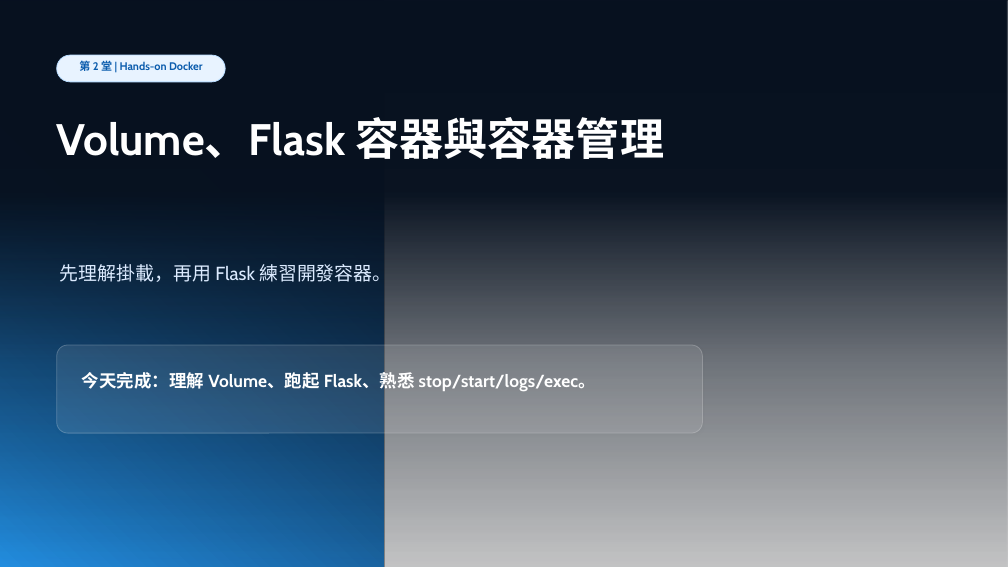
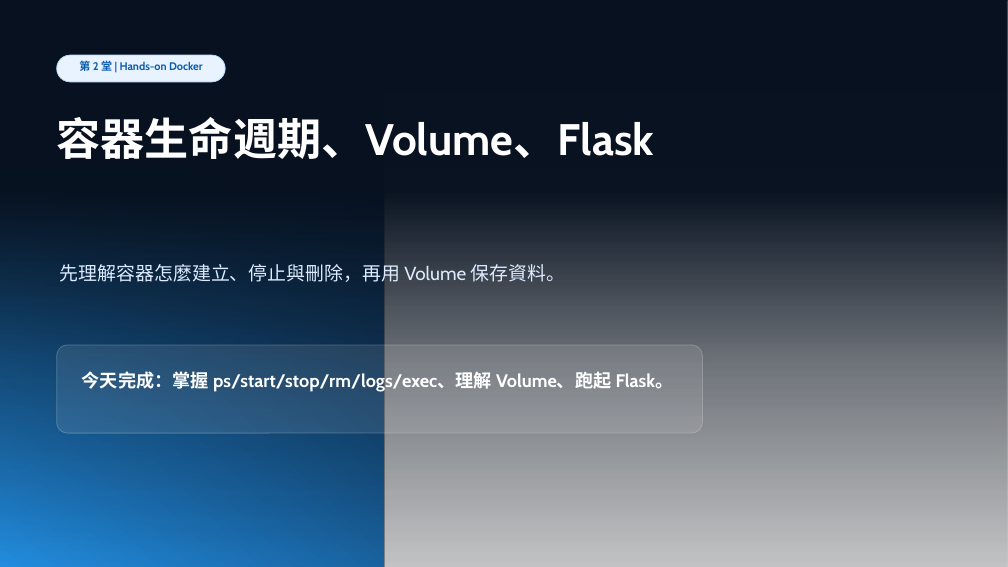
Before and after one commit to lalalalaluk/docker-practice, a slide deck: slide 1 of slides/docker-session2-flask-volume.pptx. Drawn at 1008x567 pixels with LibreOffice and Linux fonts; fonts in the diff are those of the drawing; grey boxes stand for pictures. Boxes give left, top, right and bottom in pixels: in the first picture for what was removed or moved away, otherwise in the second. Text is boxed around its words. In the diff, an @@ line names an element or a change of style, - is before the commit and + after.

```diff
--- a/slides/docker-session2-flask-volume.pptx
+++ b/slides/docker-session2-flask-volume.pptx
@@ text at bbox=[57, 117, 654, 159]: text changed @@
-Volume、Flask 容器與容器管理
+容器生命週期、Volume、Flask
@@ text at bbox=[60, 264, 565, 285]: text changed @@
-先理解掛載，再用 Flask 練習開發容器。
+先理解容器怎麼建立、停止與刪除，再用 Volume 保存資料。
@@ text at bbox=[82, 371, 674, 392]: text changed; size 16.7 to 17.2 pt @@
-今天完成：理解 Volume、跑起 Flask、熟悉 stop/start/logs/exec。
+今天完成：掌握 ps/start/stop/rm/logs/exec、理解 Volume、跑起 Flask。
```
Also in this commit, not shown: 25 other slides changed, 8 slides added, 4 other files.
